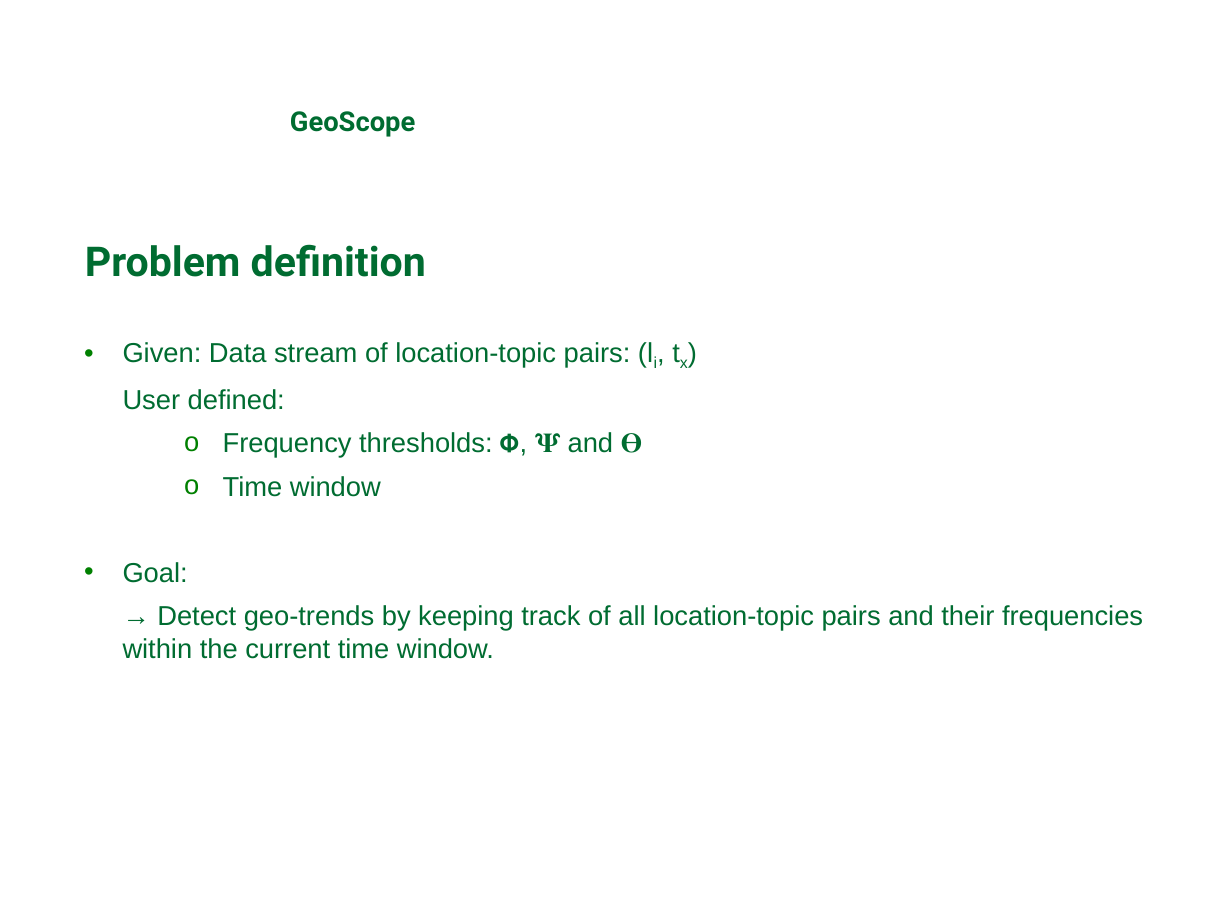
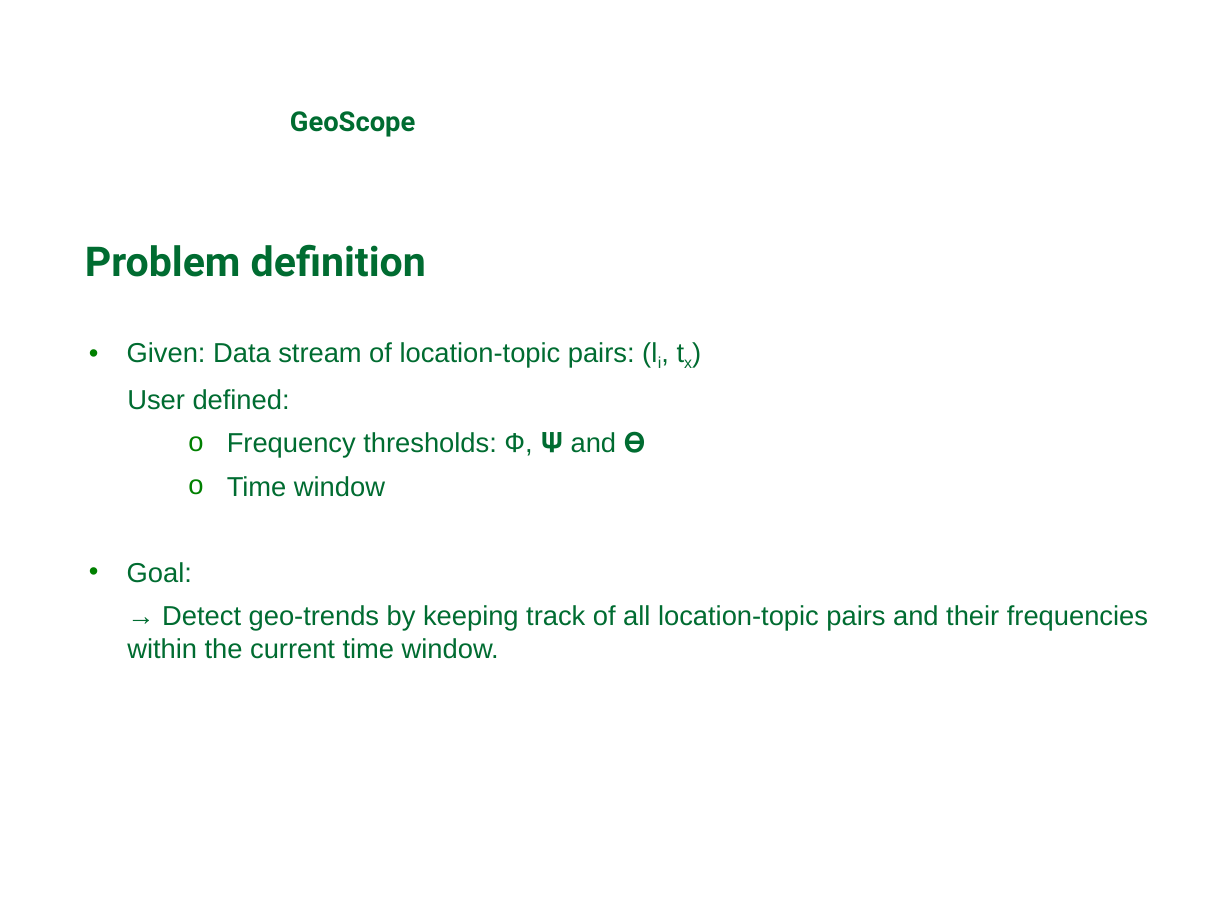
Before and after one commit to michaelprummer/datascience, a slide deck: slide 7 of GeoScope/DataScience1.ppt (slide 9 before the commit). Drawn at 1232x924 pixels with LibreOffice and Linux fonts; fonts in the diff are those of the drawing; background and template pictures are left out. Boxes give left, top, right and bottom in pixels: in the first picture for what was removed or moved away, otherwise in the second. Text is boxed around its words. In the diff, an @@ line names an element or a change of style, - is before the commit and + after.

```diff
--- a/GeoScope/DataScience1.ppt
+++ b/GeoScope/DataScience1.ppt
@@ text at (127,342,1148,659): indent changed @@
@@ text at (227,431,645,458): text changed @@
-  o Frequency thresholds: 𝝫, 𝚿 and 𝚹
+  o Frequency thresholds: Ф, 𝚿 and 𝚹
```
Also in this commit, not shown: 6 other slides changed, 2 slides removed.
